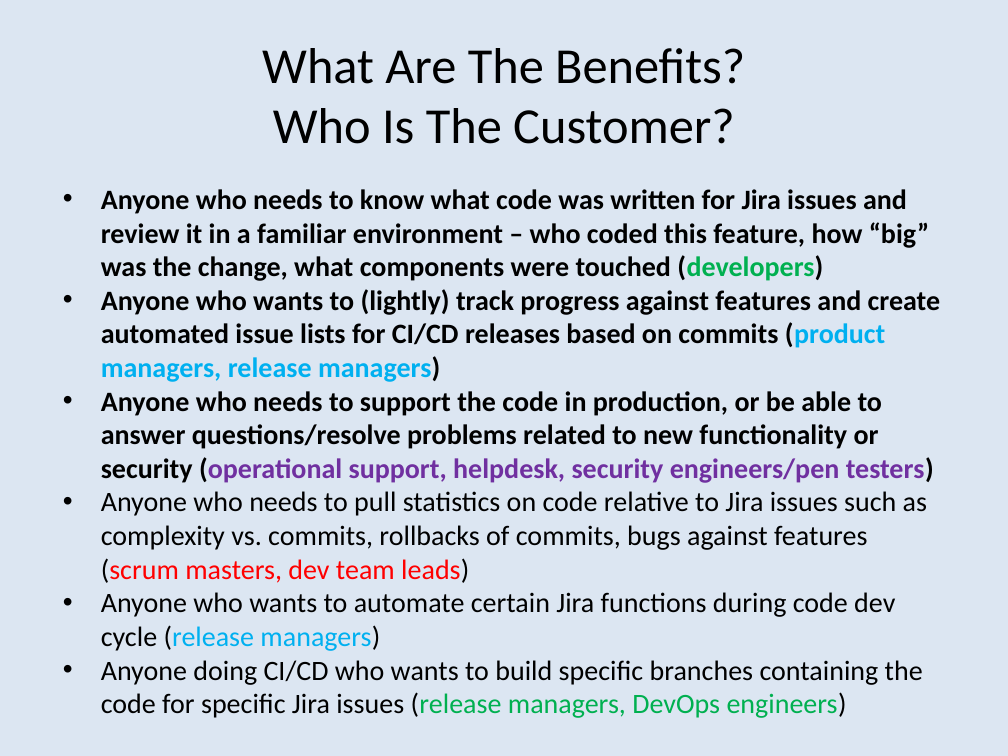
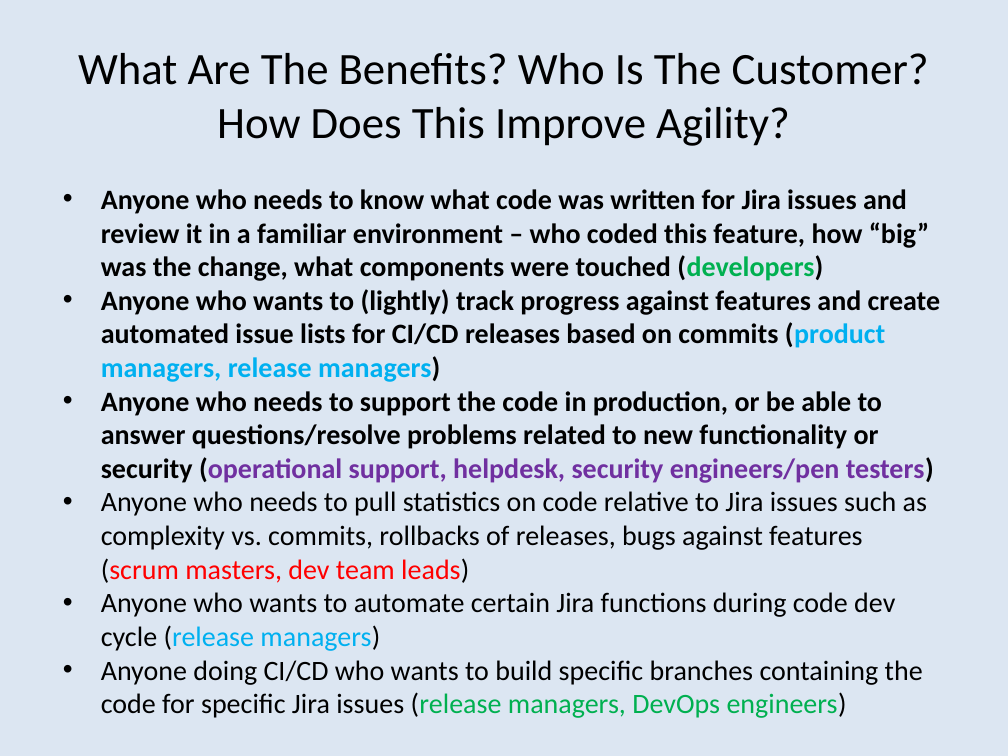
Before and after one commit to bobk/jirapresentations, a slide deck: slide 3 of Git Integration Options for Jira.pptx. Drawn at 1008x756 pixels with LibreOffice and Linux fonts; fonts in the diff are those of the drawing. Boxes give left, top, right and bottom in pixels: in the first picture for what was removed or moved away, otherwise in the second. Text is boxed around its words. In the diff, an @@ line names an element or a change of style, - is before the commit and + after.

```diff
--- a/Git Integration Options for Jira.pptx
+++ b/Git Integration Options for Jira.pptx
@@ title at box(78, 53, 929, 146): text changed; size 36 to 32 pt @@
-What Are The Benefits?
-Who Is The Customer?
+What Are The Benefits? Who Is The Customer? How Does This Improve Agility?
@@ text at box(101, 491, 927, 583): text changed @@
-• Anyone who needs to pull statistics on code relative to Jira issues such as complexity vs. commits, rollbacks of commits, bugs against features (scrum masters, dev team leads)
+• Anyone who needs to pull statistics on code relative to Jira issues such as complexity vs. commits, rollbacks of releases, bugs against features (scrum masters, dev team leads)
```
Also in this commit, not shown: 6 other slides changed.
